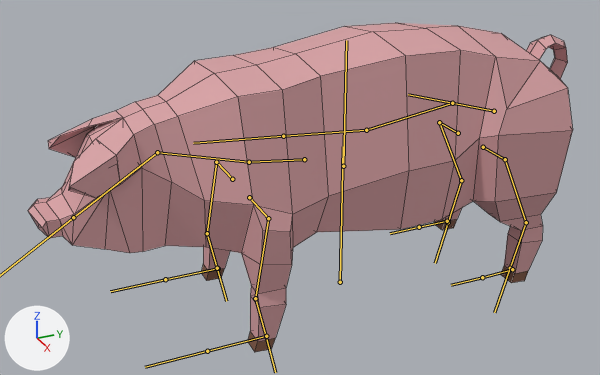
An edit to the FBX model Assets/PlayerModel/Pig 1.fbx, drawn before and after from the same camera.
Before and after are seen from a 50 mm camera at (11.68, -6.06, 7.89) aimed at (-0.07, -0.78, 2.02). Lighting does not change. The marker at lower left points along +X, +Y and +Z. The bones that bend it are drawn over the model as lines. Mesh edges are drawn as thin lines.

Objects in the first picture: 'Pig'.
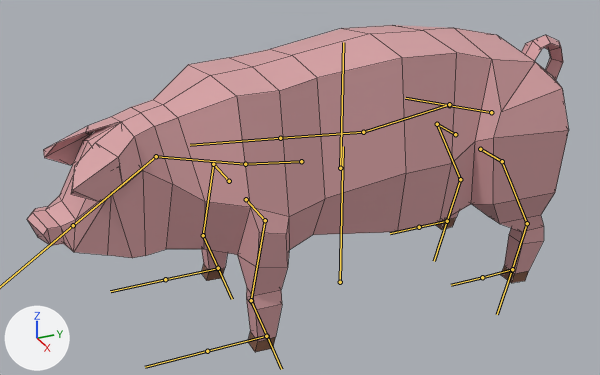
The newer file adds an action. The first version stands in its rest pose; the second is drawn at frame 85 of the action 'Idle.001'.

What differs and where, as boxes [x1, y1, x2, y2] in the pictures (600 x 375 px):
'Pig', posed: before [28, 23, 573, 352]; after [27, 25, 569, 352]
bone 'Body', root to tip: before (343, 166) to (346, 40); after (340, 168) to (343, 42)
bone 'FrontLowLeg.R', root to tip: before (207, 233) to (217, 268); after (203, 235) to (218, 268)
bone 'BackLeg.R', root to tip: before (458, 133) to (439, 122); after (455, 134) to (437, 124)
bone 'BackUpLeg.R', root to tip: before (439, 122) to (461, 180); after (437, 124) to (460, 179)
bone 'FrontLowLeg.L', root to tip: before (255, 298) to (266, 336); after (251, 300) to (267, 336)
bone 'BackLeg.L', root to tip: before (483, 147) to (505, 159); after (480, 149) to (502, 161)
bone 'BackUpLeg.L', root to tip: before (505, 159) to (526, 222); after (502, 161) to (527, 223)
bone 'Back', root to tip: before (494, 111) to (452, 103); after (491, 112) to (449, 105)
bone 'Neck', root to tip: before (249, 162) to (157, 152); after (245, 164) to (156, 156)

The edits, one by one:
Bone 'Body' (bone_body) moves from (0.0, 0.0, 0.0) to (0.0, -0.03, 0.06).
Bone 'FrontLowLeg.R' (bone_frontlowleg_r) turns from (0, 0, 0) to (8, 0, 0) degrees about its own x, y and z.
Bone 'BackLeg.R' (bone_backleg_r) turns from (0, 0, 0) to (0, -3, 0) degrees about its own x, y and z.
Bone 'BackUpLeg.R' (bone_backupleg_r) turns from (0, 0, 0) to (0, 0, 2) degrees about its own x, y and z.
Bone 'FrontLowLeg.L' (bone_frontlowleg_l) turns from (0, 0, 0) to (8, 0, 0) degrees about its own x, y and z.
Bone 'BackLeg.L' (bone_backleg_l) turns from (0, 0, 0) to (0, 2, 0) degrees about its own x, y and z.
Bone 'BackUpLeg.L' (bone_backupleg_l) turns from (0, 0, 0) to (0, 0, -2) degrees about its own x, y and z.
Bone 'Back' (bone_back) turns from (0, 0, 0) to (1, 1, -1) degrees about its own x, y and z.
Bone 'Neck' (bone_neck) turns from (0, 0, 0) to (0, 4, 3) degrees about its own x, y and z.
